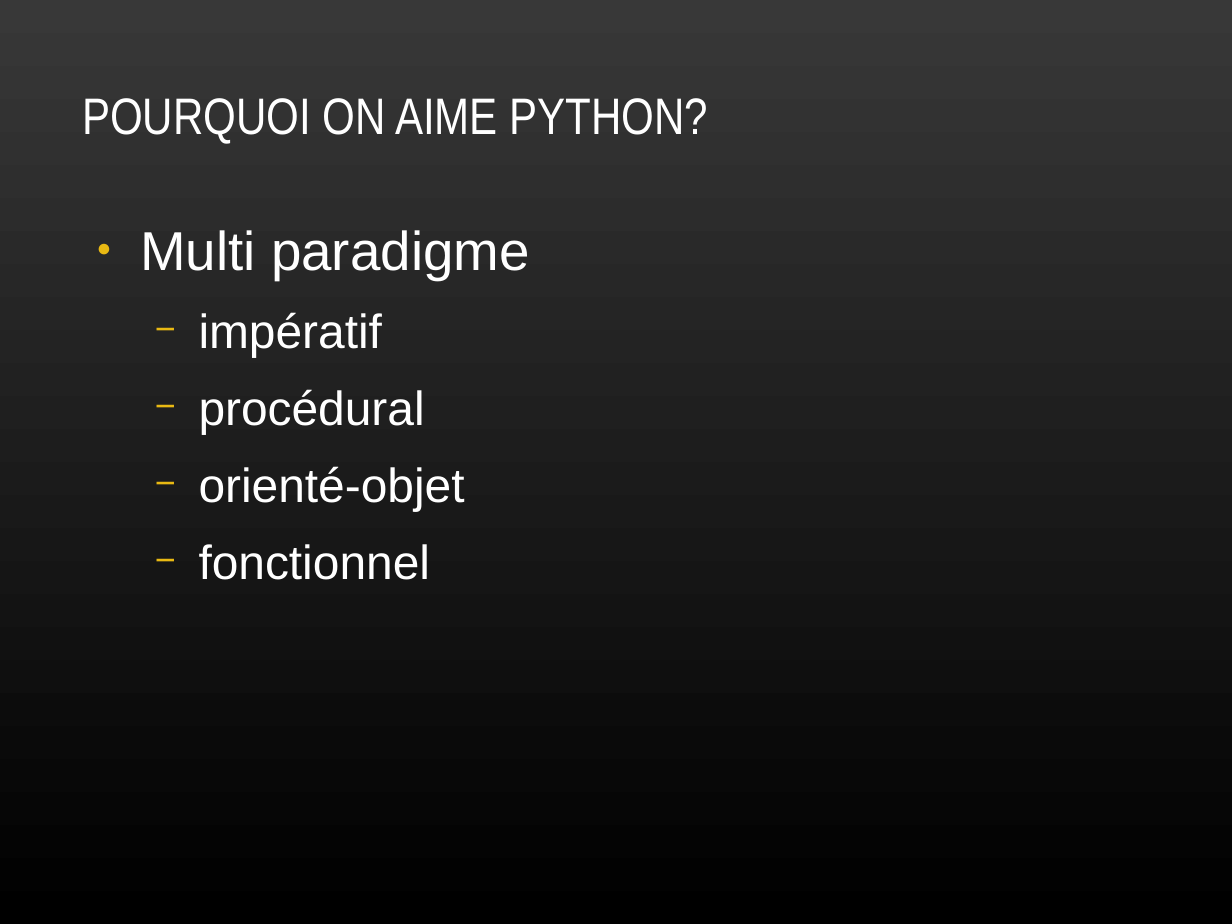
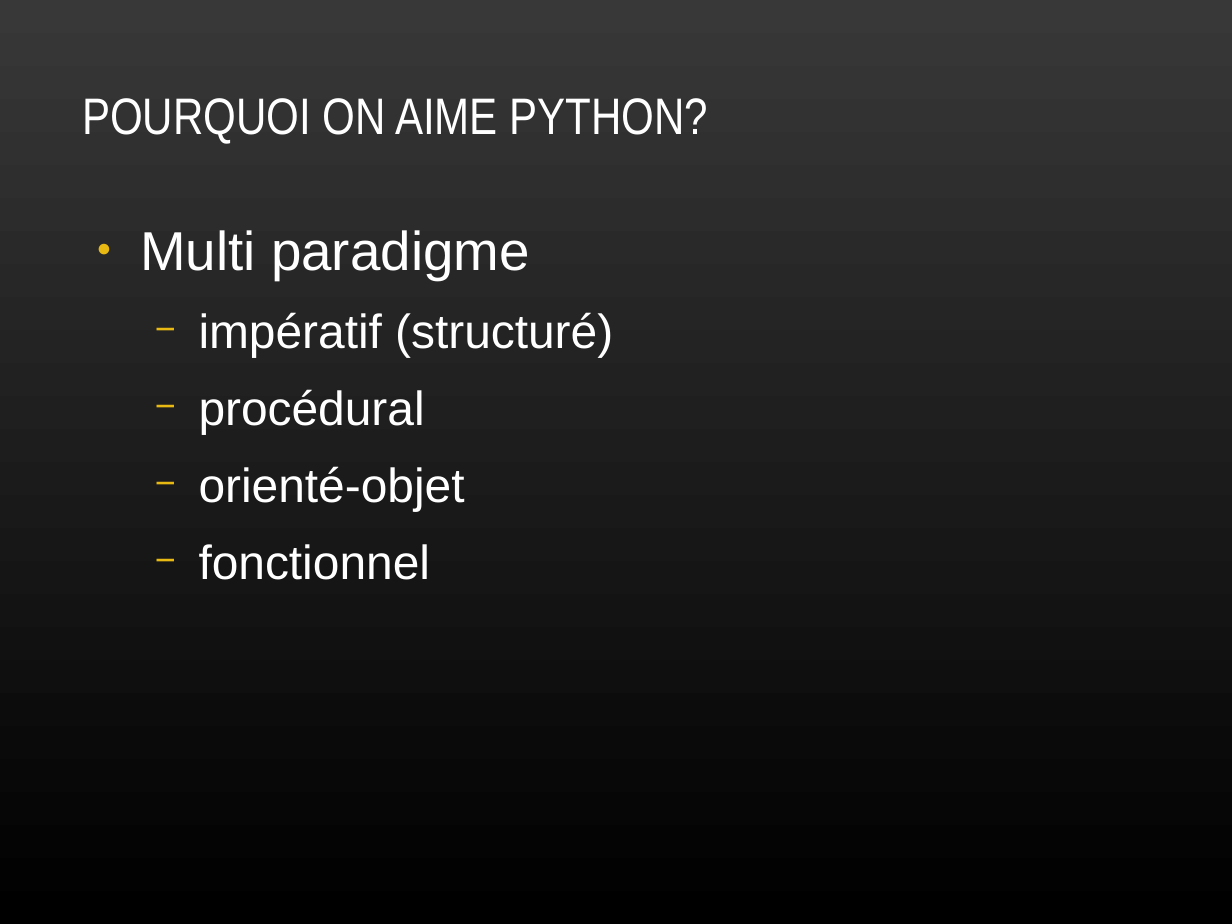
Before and after one commit to plafrance/netacad_python, a slide deck: slide 21 of python.odp (slide 20 before the commit). Drawn at 1232x924 pixels with LibreOffice and Linux fonts; fonts in the diff are those of the drawing. Boxes give left, top, right and bottom in pixels: in the first picture for what was removed or moved away, otherwise in the second. Text is boxed around its words. In the diff, an @@ line names an element or a change of style, - is before the commit and + after.

```diff
--- a/python.odp
+++ b/python.odp
@@ text at [199,312,613,357]: text changed @@
-  − impératif
+  − impératif (structuré)
```
Also in this commit, not shown: 16 other slides changed, 2 slides added.
